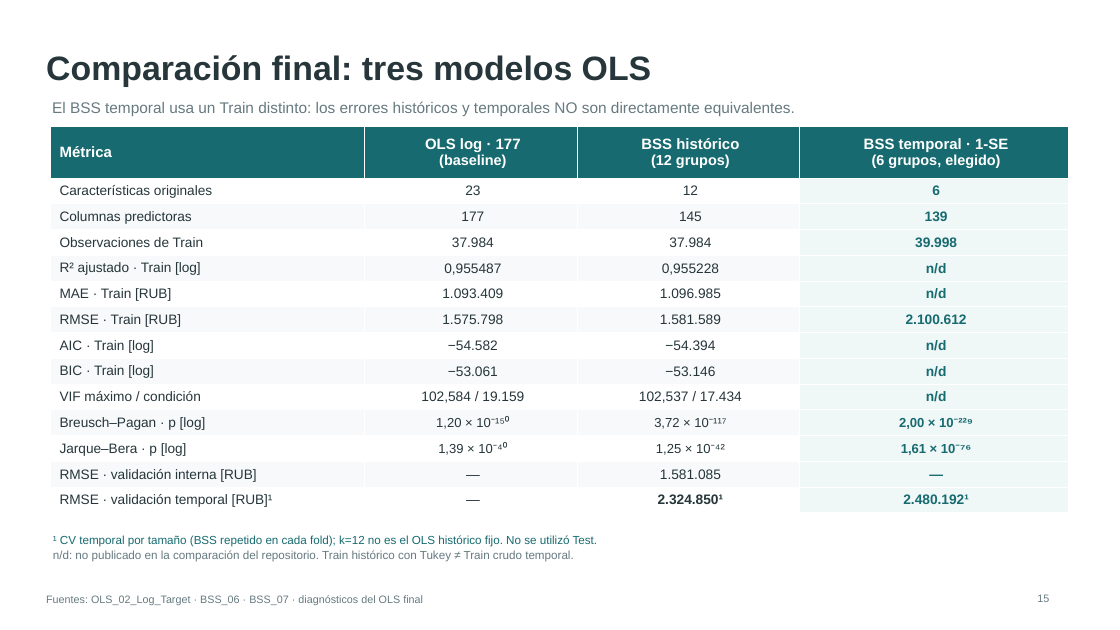
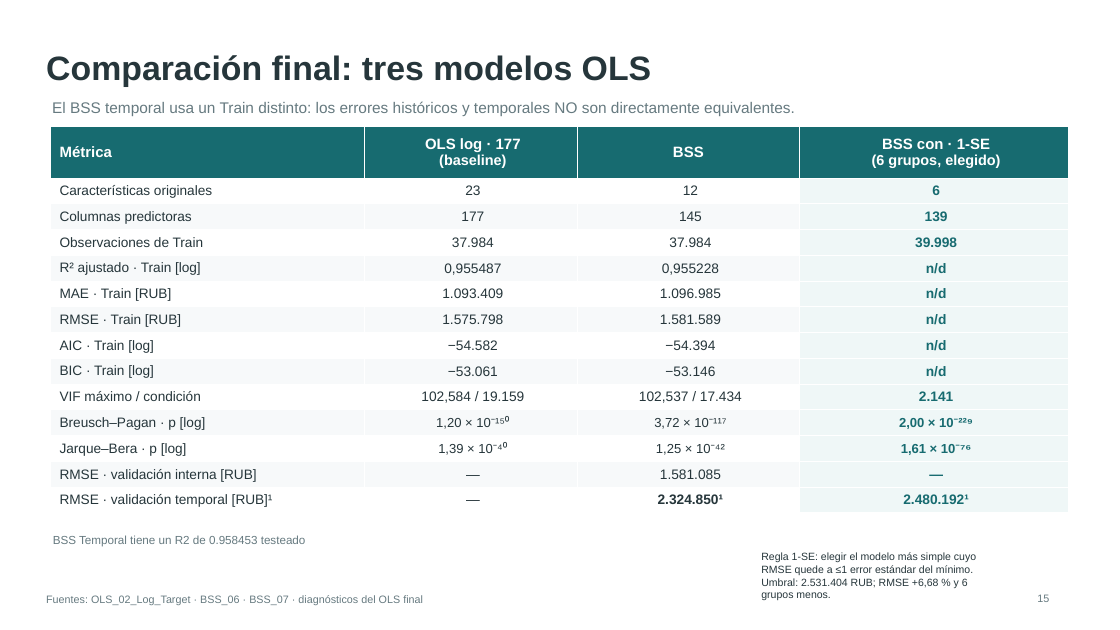
Before and after one commit to MatiasLonghino/Moscow-EDA, a slide deck: slide 2 of Presentacion/Propiedades_Usadas_Moscu.pptx (slide 15 before the commit). Drawn at 1120x630 pixels with LibreOffice and Linux fonts; fonts in the diff are those of the drawing. Boxes give left, top, right and bottom in pixels: in the first picture for what was removed or moved away, otherwise in the second. Text is boxed around its words. In the diff, an @@ line names an element or a change of style, - is before the commit and + after.

```diff
--- a/Presentacion/Propiedades_Usadas_Moscu.pptx
+++ b/Presentacion/Propiedades_Usadas_Moscu.pptx
@@ table at <box>50,127,1069,513</box> @@
-row 1, column 3: BSS histórico / (12 grupos)
+row 1, column 3: BSS
-row 1, column 4: BSS temporal · 1-SE / (6 grupos, elegido)
+row 1, column 4: BSS con · 1-SE / (6 grupos, elegido)
-row 7, column 4: 2.100.612
+row 7, column 4: n/d
-row 10, column 4: n/d
+row 10, column 4: 2.141
@@ text at <box>53,535,306,547</box>: text changed; text colour #176B70 to #667A80 @@
-¹ CV temporal por tamaño (BSS repetido en cada fold); k=12 no es el OLS histórico fijo. No se utilizó Test.
-n/d: no publicado en la comparación del repositorio. Train histórico con Tukey ≠ Train crudo temporal.
+BSS Temporal tiene un R2 de 0.958453 testeado
@@ text added at <box>761,552,976,600</box>, 9 pt, text #26363B @@
+Regla 1-SE: elegir el modelo más simple cuyo RMSE quede a ≤1 error estándar del mínimo.
+Umbral: 2.531.404 RUB; RMSE +6,68 % y 6 grupos menos.
```
Also in this commit, not shown: 2 other slides changed, 10 other files.
